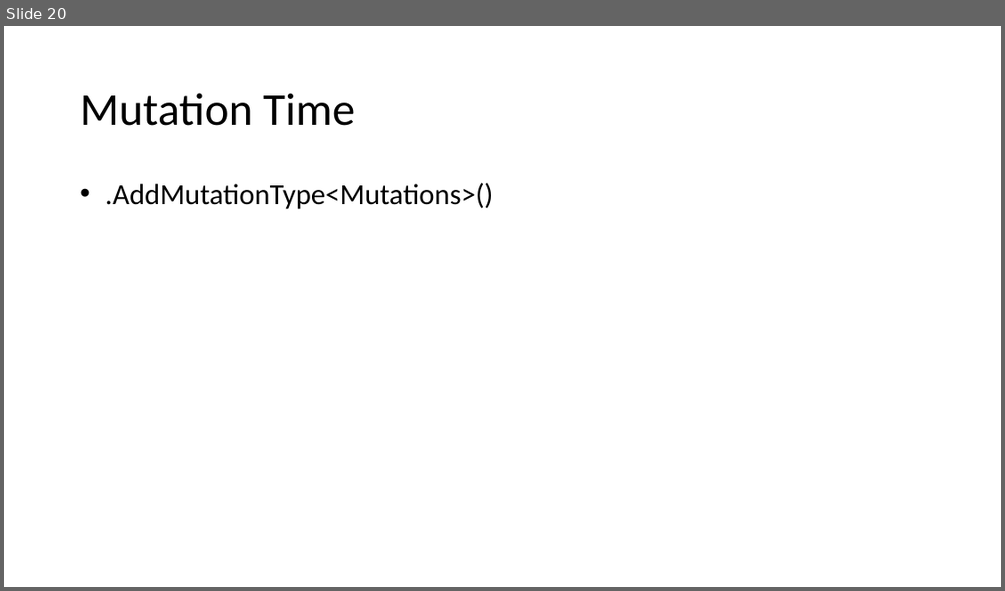
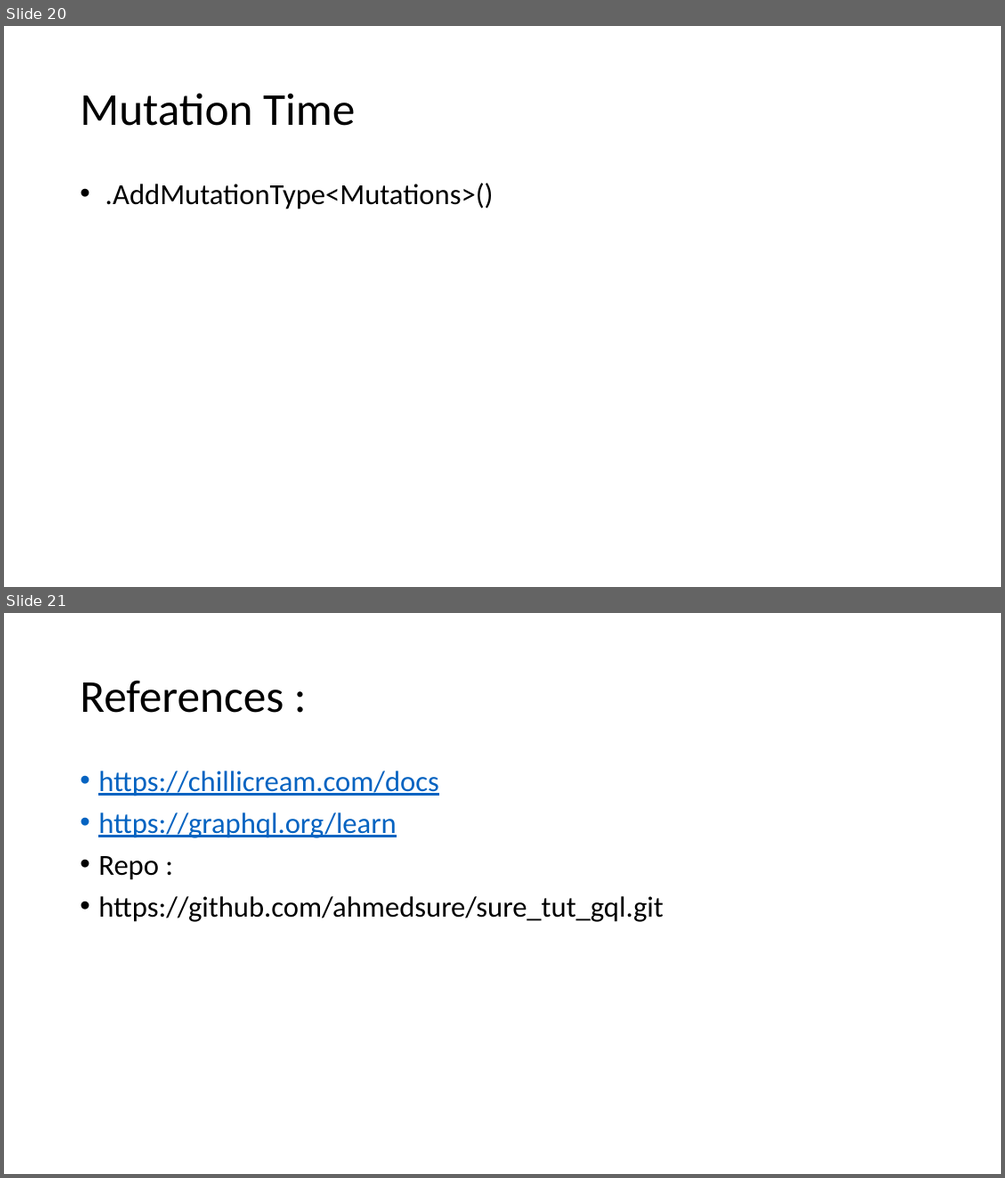
Before and after one commit to ahmedsure/sure_tut_gql, a slide deck: Sure_Ahmed_Samir_GQL_Tut.pptx. Shown one above the other, each under a label of ours: slide 20 before the commit, slides 20 and 21 after it. The pictures are 1005x591 and 1005x1178 pixels, drawn with LibreOffice and Linux fonts; fonts in the diff are those of the drawing. Boxes give left, top, right and bottom in pixels: in the first picture for what was removed or moved away, otherwise in the second. Text is boxed around its words. In the diff, an @@ line names an element or a change of style, - is before the commit and + after.

```diff
--- a/Sure_Ahmed_Samir_GQL_Tut.pptx
+++ b/Sure_Ahmed_Samir_GQL_Tut.pptx
@@ slide 21 added at [4,613,1001,1174], background #FFFFFF @@
@@ title added at [80,680,283,713], 44 pt, text #000000 @@
+References :
@@ text added at [98,771,663,922], 28 pt, text #0563C1, underline @@
+• https://chillicream.com/docs
+• https://graphql.org/learn
+• Repo :
+• https://github.com/ahmedsure/sure_tut_gql.git
```
Also in this commit, not shown: 3 slides changed, 1 other file.
